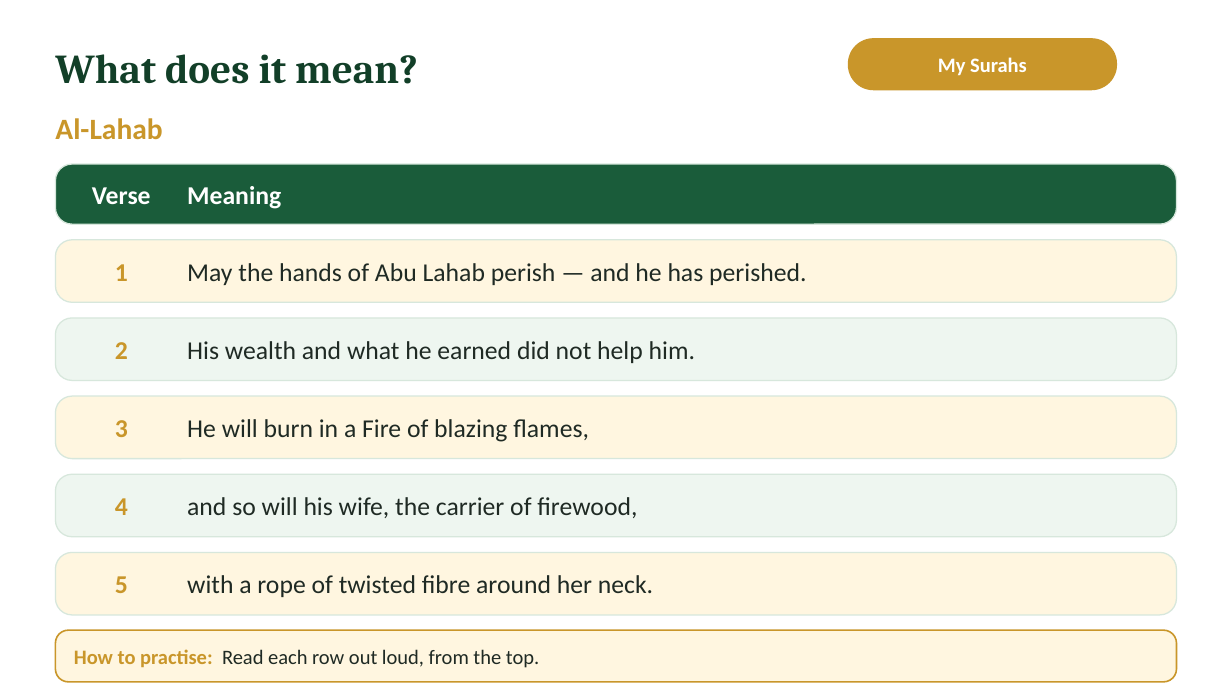
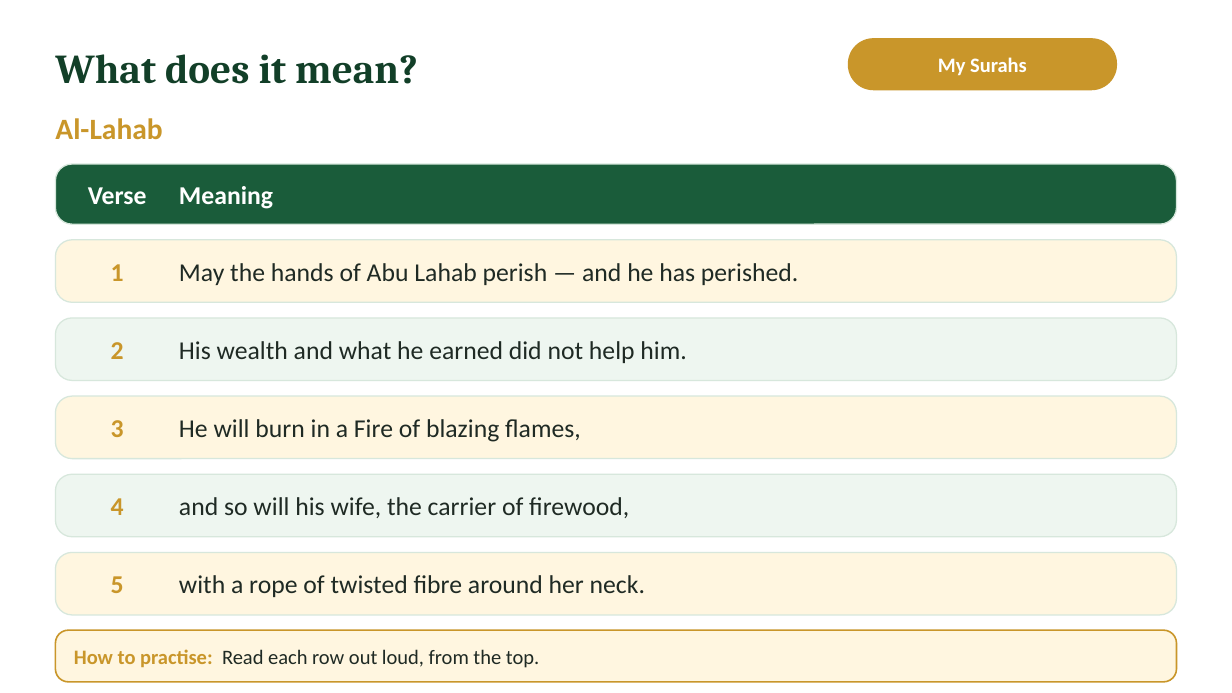
Before and after one commit to ibnhosain/TQA-Management-System, a slide deck: slide 10 of backend/core/deck_seed/noorani-qaida-lecture-03-student.pptx (slide 11 before the commit). Drawn at 1232x693 pixels with LibreOffice and Linux fonts; fonts in the diff are those of the drawing; background and template pictures are left out. Boxes give left, top, right and bottom in pixels: in the first picture for what was removed or moved away, otherwise in the second. Text is boxed around its words. In the diff, an @@ line names an element or a change of style, - is before the commit and + after.

```diff
--- a/backend/core/deck_seed/noorani-qaida-lecture-03-student.pptx
+++ b/backend/core/deck_seed/noorani-qaida-lecture-03-student.pptx
@@ text "Verse": place and size @@
-text "Verse" at bbox=[92, 187, 151, 204]
+text "Verse" at bbox=[88, 187, 147, 204]
@@ text "Meaning": place and size @@
-text "Meaning" at bbox=[187, 186, 281, 209]
+text "Meaning" at bbox=[179, 186, 273, 209]
@@ text "1": place and size @@
-text "1" at bbox=[115, 264, 128, 281]
+text "1" at bbox=[111, 264, 124, 281]
@@ text "May the hands of Abu ...": place and size @@
-text "May the hands of Abu ..." at bbox=[187, 263, 806, 285]
+text "May the hands of Abu ..." at bbox=[179, 263, 798, 285]
@@ text "2": place and size @@
-text "2" at bbox=[115, 342, 128, 359]
+text "2" at bbox=[111, 342, 124, 359]
@@ text "His wealth and what he ...": place and size @@
-text "His wealth and what he ..." at bbox=[187, 341, 695, 363]
+text "His wealth and what he ..." at bbox=[179, 341, 686, 363]
@@ text "3": place and size @@
-text "3" at bbox=[115, 420, 128, 437]
+text "3" at bbox=[111, 420, 124, 437]
@@ text "He will burn in a ...": place and size @@
-text "He will burn in a ..." at bbox=[187, 419, 589, 442]
+text "He will burn in a ..." at bbox=[179, 419, 581, 442]
@@ text "4": place and size @@
-text "4" at bbox=[115, 498, 128, 515]
+text "4" at bbox=[111, 498, 124, 515]
@@ text "and so will his wife, ...": place and size @@
-text "and so will his wife, ..." at bbox=[187, 497, 637, 518]
+text "and so will his wife, ..." at bbox=[179, 497, 629, 518]
@@ text "5": place and size @@
-text "5" at bbox=[115, 576, 128, 593]
+text "5" at bbox=[111, 576, 124, 593]
@@ text "with a rope of twisted ...": place and size @@
-text "with a rope of twisted ..." at bbox=[187, 575, 653, 597]
+text "with a rope of twisted ..." at bbox=[179, 575, 645, 597]
```
Also in this commit, not shown: 12 other slides changed, 1 slide removed, 21 other files.
